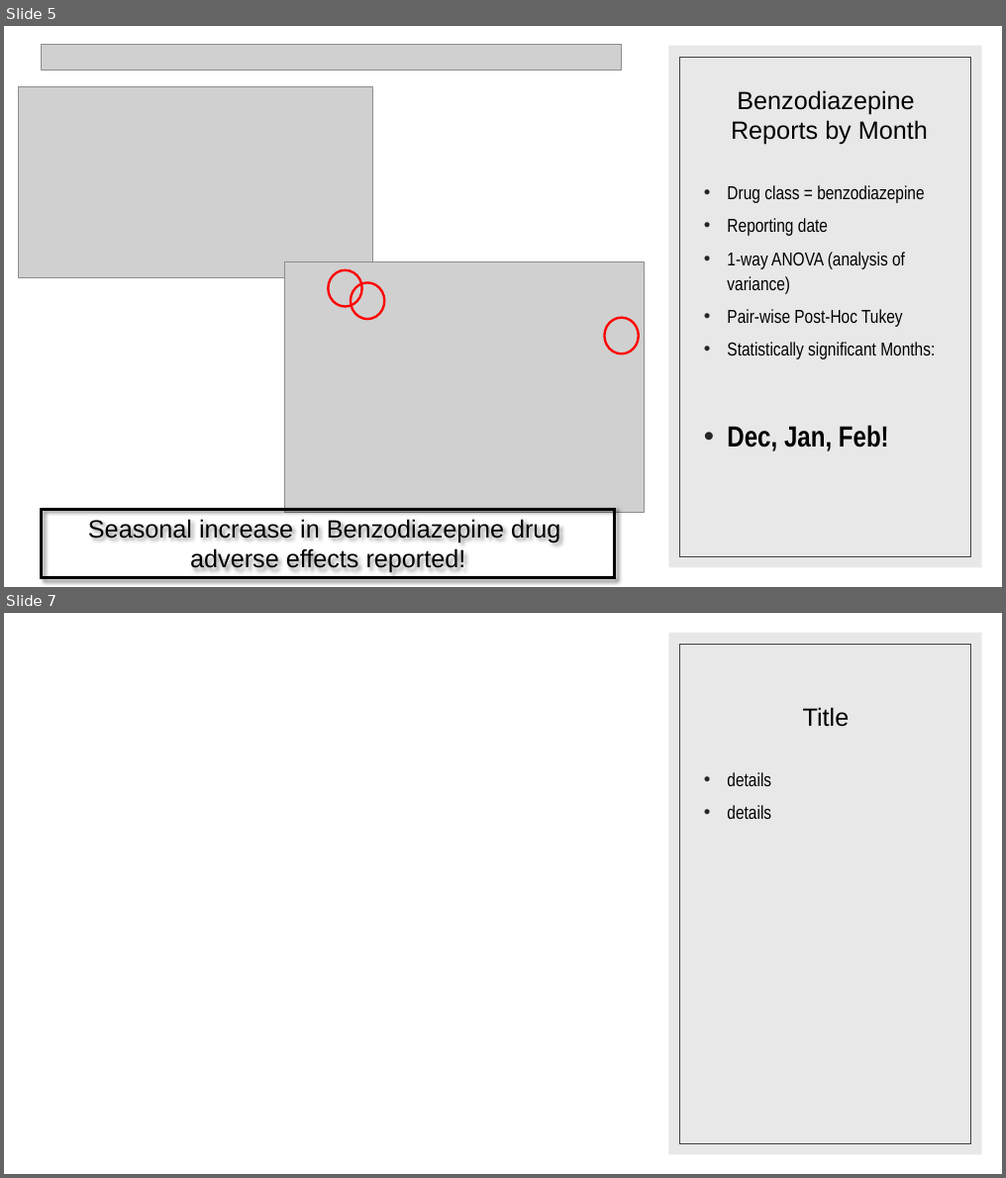
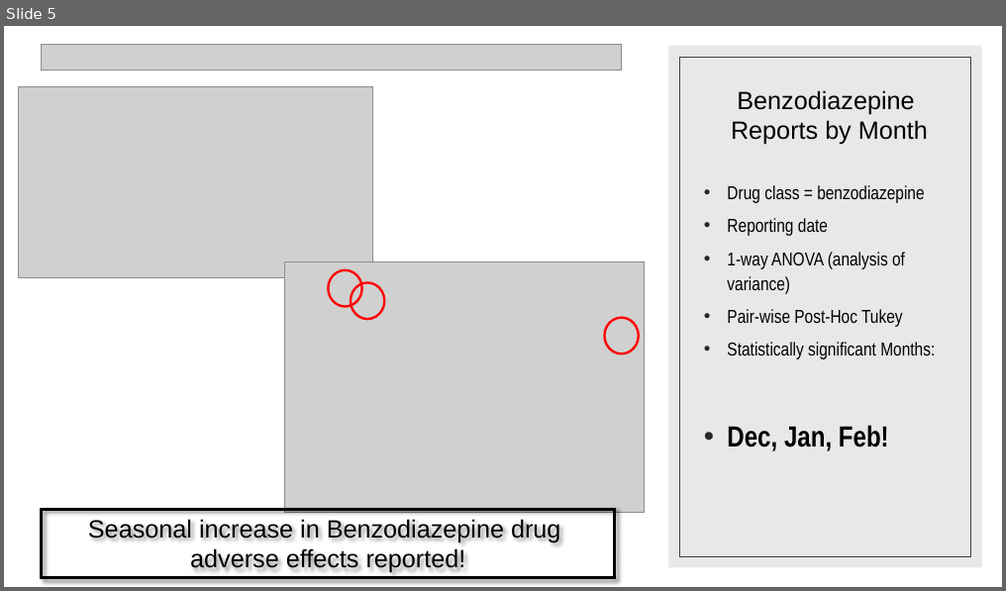
Before and after one commit to sedgedigital/FDA-API-Benzodiazepine-ANOVA, a slide deck: Adverse Drug Reaction Reporting Events.pptx. Shown one above the other, each under a label of ours: slides 5 and 7 before the commit, slide 5 after it; the slides between them are not shown. The pictures are 1006x1178 and 1006x591 pixels, drawn with LibreOffice and Linux fonts; fonts in the diff are those of the drawing; grey boxes stand for pictures. Boxes give left, top, right and bottom in pixels: in the first picture for what was removed or moved away, otherwise in the second. Text is boxed around its words. In the diff, an @@ line names an element or a change of style, - is before the commit and + after.

```diff
--- a/Adverse Drug Reaction Reporting Events.pptx
+++ b/Adverse Drug Reaction Reporting Events.pptx
@@ slide 7 removed at (x1=4, y1=613, x2=1002, y2=1174), background #FFFFFF; not listed: 2 template elements that a slide beside it also shows @@
@@ title removed at (x1=803, y1=707, x2=849, y2=727) @@
-Title
@@ text removed at (x1=727, y1=772, x2=771, y2=819) @@
-• details
-• details
```
Also in this commit, not shown: 1 slide changed, 1 slide added, 1 other slide removed.
